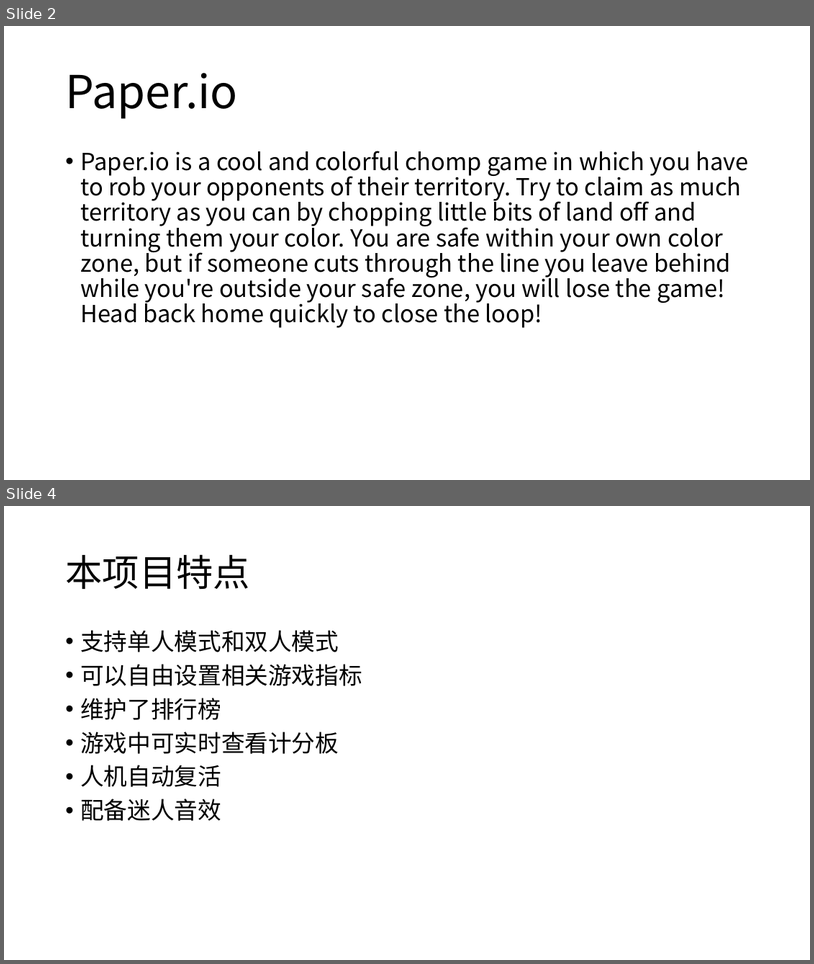
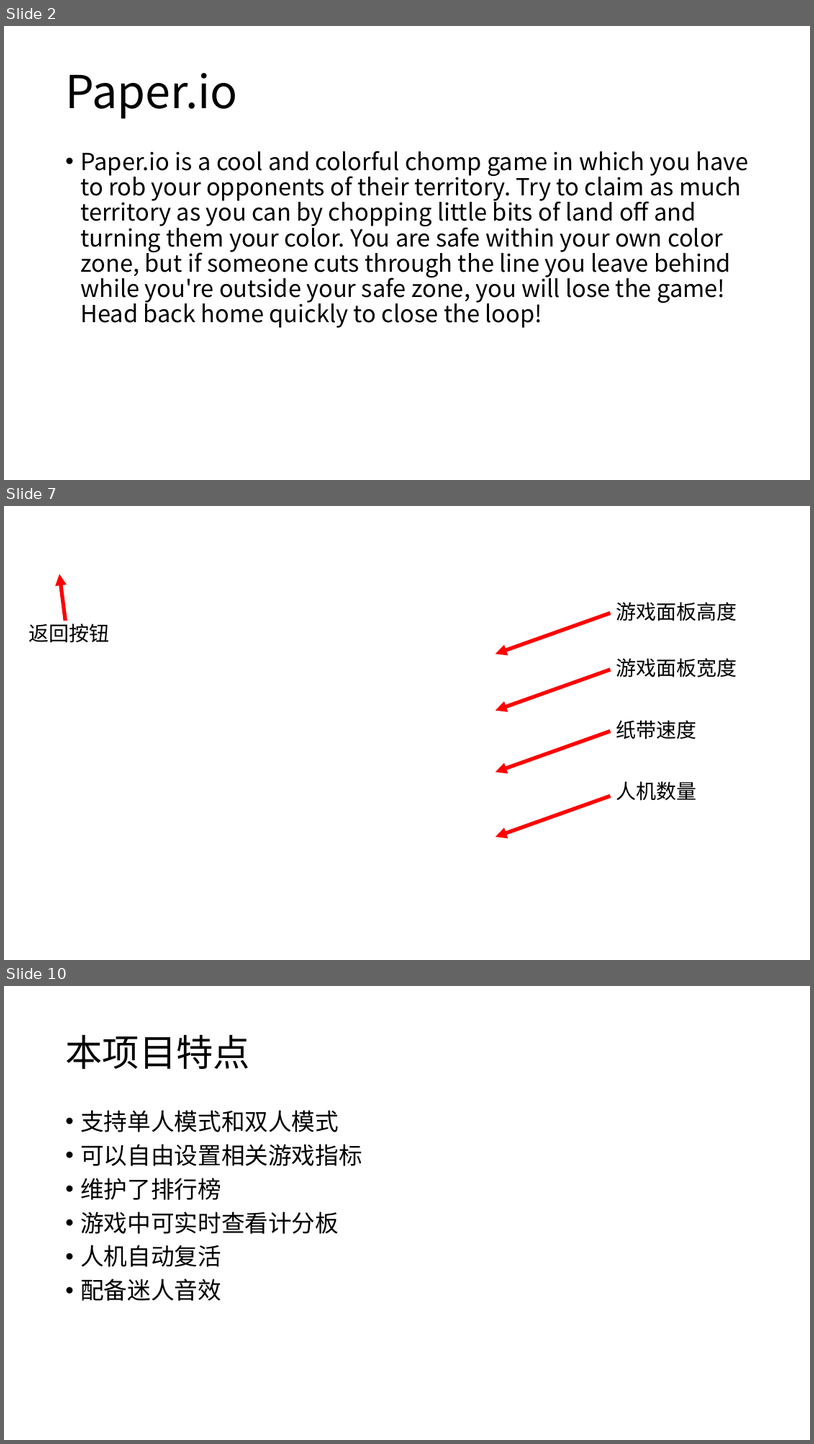
Before and after one commit to Rainy-Sky/javawork, a slide deck: ppt/Java-paprtio.pptx. Shown one above the other, each under a label of ours: slides 2 and 4 before the commit, slides 2, 7 and 10 after it; the slides between them are not shown. The pictures are 814x964 and 814x1444 pixels, drawn with LibreOffice and Linux fonts; fonts in the diff are those of the drawing; background and template pictures are left out. Boxes give left, top, right and bottom in pixels: in the first picture for what was removed or moved away, otherwise in the second. Text is boxed around its words. In the diff, an @@ line names an element or a change of style, - is before the commit and + after.

```diff
--- a/ppt/Java-paprtio.pptx
+++ b/ppt/Java-paprtio.pptx
@@ slide 7 added at <box>4,506,810,960</box>, background picture (left out) @@
@@ arrow added from (65, 620) to (59, 574), #FF0000 4.5 pt @@
@@ arrow added from (611, 613) to (496, 654), #FF0000 4.5 pt @@
@@ text added at <box>617,602,738,621</box>, 24 pt, text #000000 @@
+游戏面板高度
@@ text added at <box>29,620,110,643</box>, 24 pt, text #000000 @@
+返回按钮
@@ arrow added from (611, 669) to (496, 710), #FF0000 4.5 pt @@
@@ text added at <box>617,658,738,677</box>, 24 pt, text #000000 @@
+游戏面板宽度
@@ text added at <box>617,720,697,739</box>, 24 pt, text #000000 @@
+纸带速度
@@ arrow added from (611, 731) to (496, 772), #FF0000 4.5 pt @@
@@ text added at <box>617,781,697,800</box>, 24 pt, text #000000 @@
+人机数量
@@ arrow added from (611, 795) to (496, 837), #FF0000 4.5 pt @@
@@ what was slide 4 is now slide 10 @@
```
Also in this commit, not shown: 1 slide changed, 5 other slides added.
